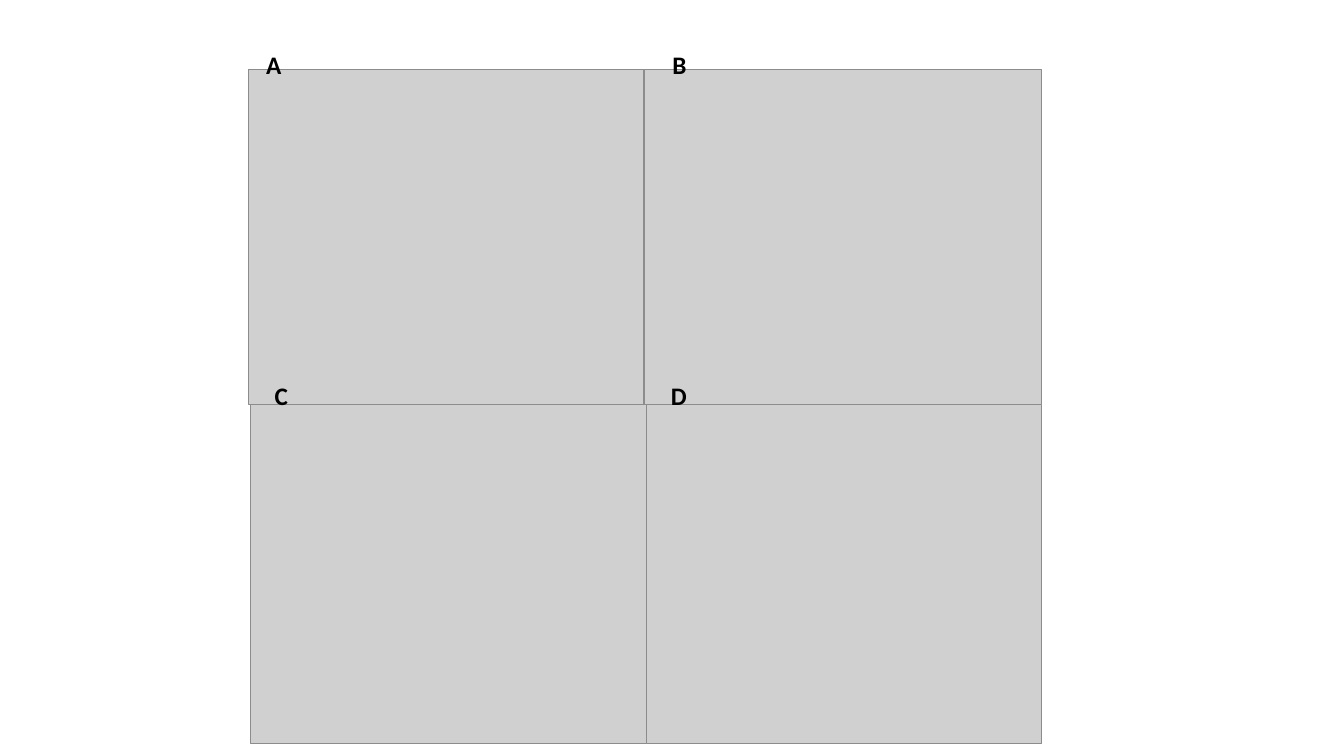
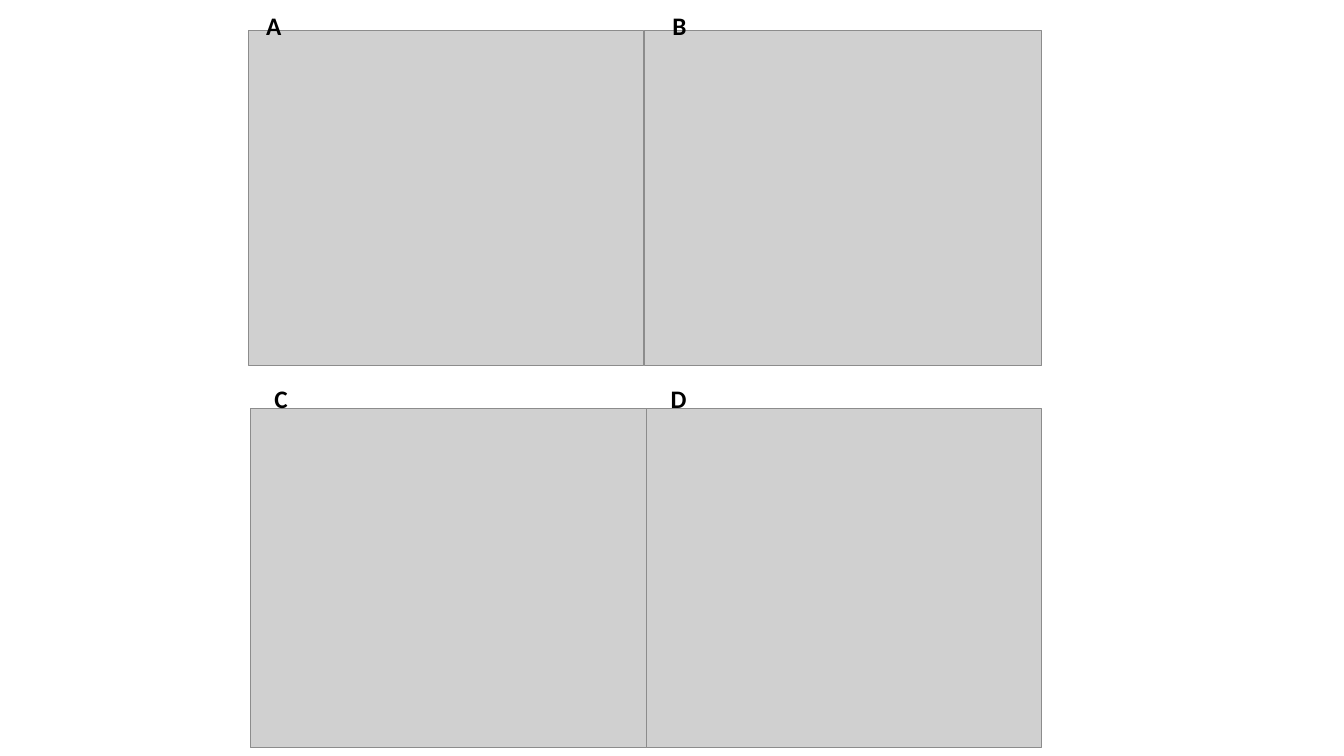
Before and after one commit to coleoguy/microsat, a slide deck: slide 1 of figures/figure3.pptx. Drawn at 1344x756 pixels with LibreOffice and Linux fonts; fonts in the diff are those of the drawing; grey boxes stand for pictures. Boxes give left, top, right and bottom in pixels: in the first picture for what was removed or moved away, otherwise in the second. Text is boxed around its words. In the diff, an @@ line names an element or a change of style, - is before the commit and + after.

```diff
--- a/figures/figure3.pptx
+++ b/figures/figure3.pptx
@@ 2 pictures, 2 texts: place and size @@
-2 pictures, 2 texts at <box>249,53,1043,404</box>
+2 pictures, 2 texts at <box>249,14,1043,365</box>
@@ 2 pictures, 2 texts: place and size @@
-2 pictures, 2 texts at <box>251,388,1043,744</box>
+2 pictures, 2 texts at <box>250,388,1043,748</box>
```
Also in this commit, not shown: 17 other files.
